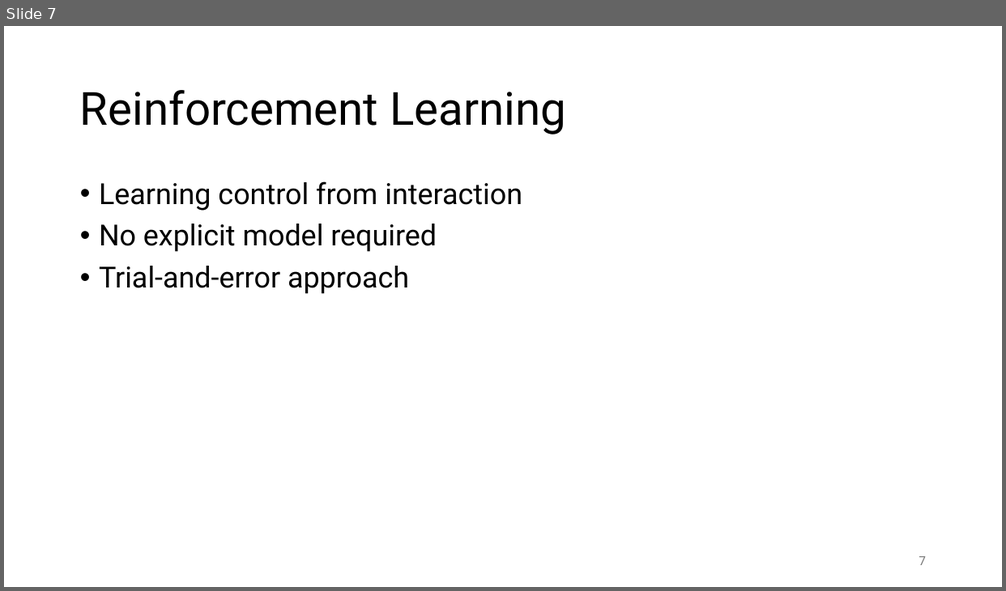
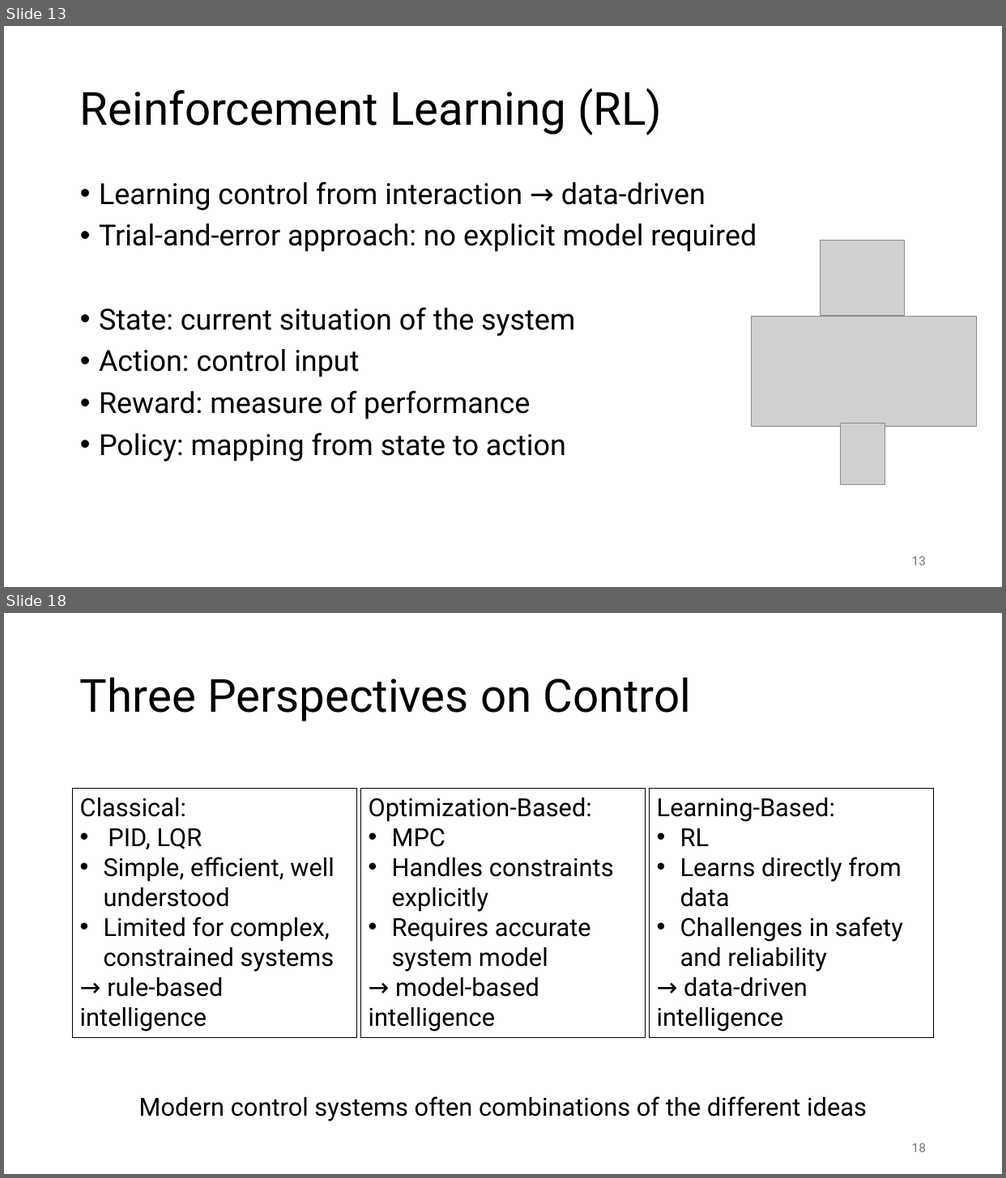
Before and after one commit to FelixWick/control_engineering, a slide deck: slides/8_advanced_control.pptx. Shown one above the other, each under a label of ours: slide 7 before the commit, slides 13 and 18 after it; the slides between them are not shown. The pictures are 1006x591 and 1006x1178 pixels, drawn with LibreOffice and Linux fonts; fonts in the diff are those of the drawing; grey boxes stand for pictures. Boxes give left, top, right and bottom in pixels: in the first picture for what was removed or moved away, otherwise in the second. Text is boxed around its words. In the diff, an @@ line names an element or a change of style, - is before the commit and + after.

Commit message:
advanced control

```diff
--- a/slides/8_advanced_control.pptx
+++ b/slides/8_advanced_control.pptx
@@ slide 18 added at (4, 613, 1002, 1174), background #FFFFFF @@
@@ title added at (80, 677, 691, 722), 44 pt, text #000000 @@
+Three Perspectives on Control
@@ rectangle added at (73, 788, 356, 1037), outline #000000 0.75 pt, 24 pt, text #000000 @@
+Classical:
+• PID, LQR
+• Simple, efficient, well understood
+• Limited for complex, constrained systems
+→ rule-based intelligence
@@ rectangle added at (361, 788, 645, 1037), outline #000000 0.75 pt, 24 pt, text #000000 @@
+Optimization-Based:
+• MPC
+• Handles constraints explicitly
+• Requires accurate system model
+→ model-based intelligence
@@ rectangle added at (650, 788, 933, 1037), outline #000000 0.75 pt, 24 pt, text #000000 @@
+Learning-Based:
+• RL
+• Learns directly from data
+• Challenges in safety and reliability
+→ data-driven intelligence
@@ text added at (139, 1097, 867, 1122), 24 pt, text #000000 @@
+Modern control systems often combinations of the different ideas
@@ page number added at (912, 1144, 926, 1152), 12 pt, text #797979 @@
+18
@@ what was slide 7 is now slide 13 @@
@@ slide 13 changed as well @@
@@ title at (80, 88, 662, 135): text changed @@
-Reinforcement Learning
+Reinforcement Learning (RL)
@@ text at (99, 182, 756, 462): text changed @@
-• Learning control from interaction
-• No explicit model required
-• Trial-and-error approach
+• Learning control from interaction → data-driven
+• Trial-and-error approach: no explicit model required
+• State: current situation of the system
+• Action: control input
+• Reward: measure of performance
+• Policy: mapping from state to action
@@ picture added at (820, 240, 905, 316) @@
@@ picture added at (751, 317, 977, 426) @@
@@ picture added at (840, 424, 885, 485) @@
@@ page number at (912, 557, 926, 565): text changed @@
-7
+13
```
Also in this commit, not shown: 2 other slides changed, 11 other slides added, 3 slides removed, 3 other files.
